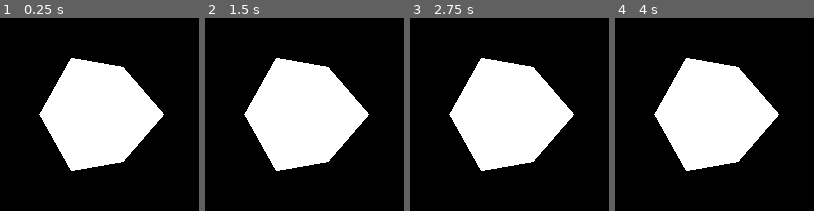
Above: before the commit, frames 1-4 (left to right).
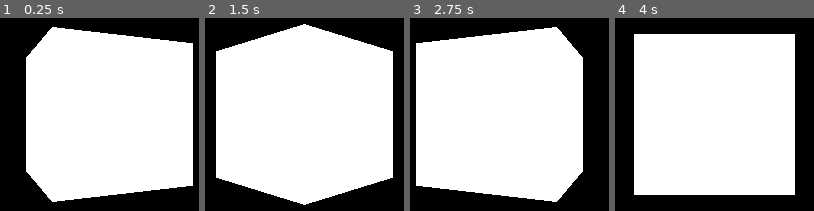
Above: after the commit, the same moments.

Repository: e-thab/motion-shaders
Game: Godot game, scene res://main.tscn
The game is run twice, just before and just after one commit, with the same random seed, the same clock (stepped at 60 frames per second) and the same inputs.
Inputs:
- Up to frame 1 (0.25 s): no input
- Up to frame 2 (1.5 s): no input
- Up to frame 3 (2.75 s): no input
- Up to frame 4 (4 s): no input

The runs differ from the first frame. In frame 1, 44% of the frame differs, in the area x 13-97%, y 4-96%; in frame 2, 47%, in the area x 5-95%, y 3-97%; in frame 3, 44%; in frame 4, 44%.

Commit message:
speen

Diff:
--- a/CubeMesh.gd
+++ b/CubeMesh.gd
@@ -8,4 +8,6 @@
 
 # Called every frame. 'delta' is the elapsed time since the previous frame.
 func _process(delta):
-	pass
+	#rotate_x(delta*PI/2)
+	rotate_y(delta*PI/2)
+	#rotate_z(delta*PI/2)
--- a/main.tscn
+++ b/main.tscn
@@ -16,6 +16,6 @@
 environment = SubResource("Environment_sp14e")
 
 [node name="CubeMesh" type="MeshInstance3D" parent="."]
-transform = Transform3D(0.707107, 0.5, 0.5, 0, 0.707107, -0.707107, -0.707107, 0.5, 0.5, 0, 0, -4)
+transform = Transform3D(1, 0, 0, 0, 1, -1.78814e-07, 0, -1.78814e-07, 1, 0, 0, -2.32466)
 mesh = SubResource("BoxMesh_nk3eq")
 script = ExtResource("1_fu5ag")
--- a/project.godot
+++ b/project.godot
@@ -12,5 +12,5 @@
 
 config/name="Noise"
 run/main_scene="res://main.tscn"
-config/features=PackedStringArray("4.1", "Forward Plus")
+config/features=PackedStringArray("4.3", "Forward Plus")
 config/icon="res://icon.svg"
